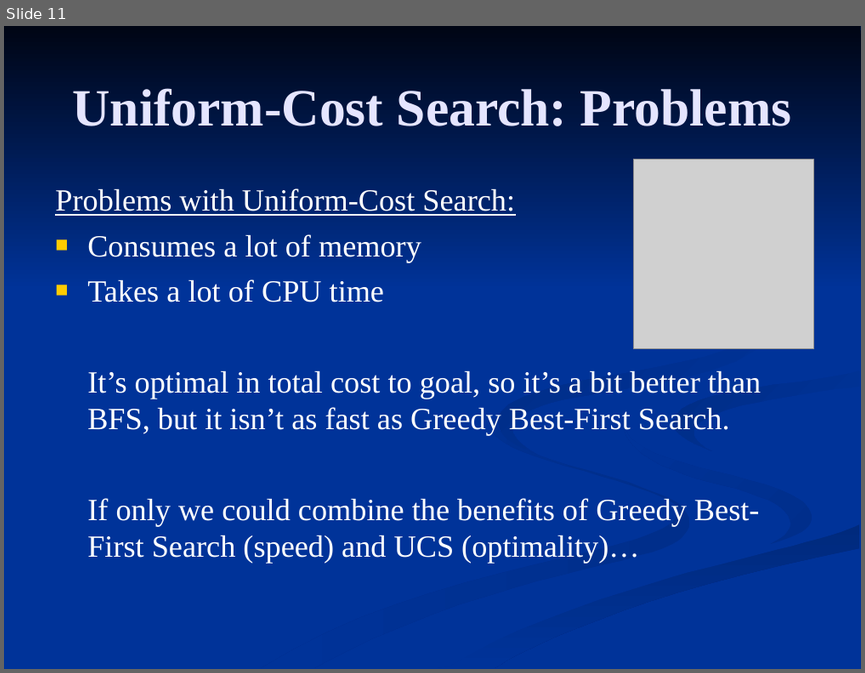
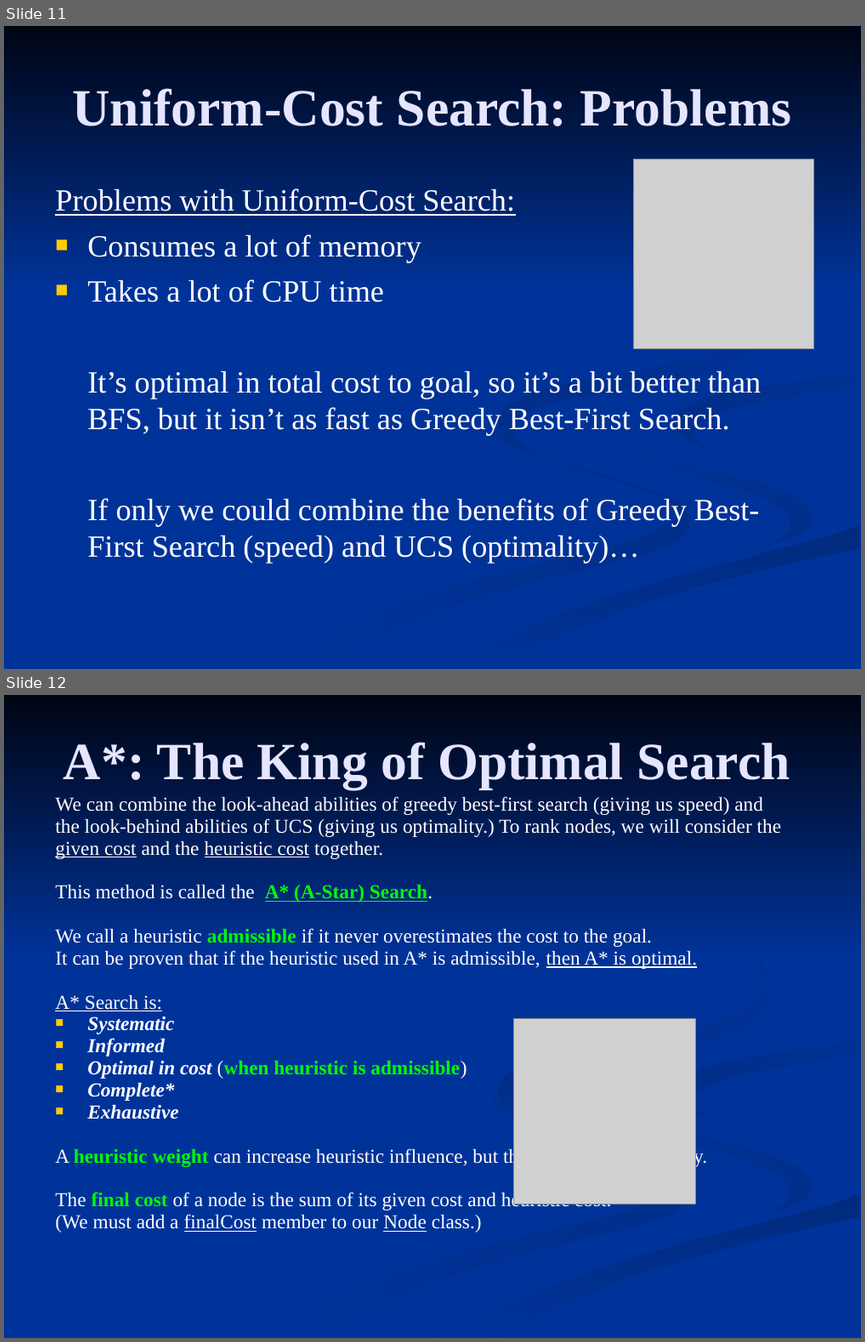
Before and after one commit to FleepyBeepy/Artificial-Intelligence, a slide deck: Lecture Slides/2.3 - Best First Searches.ppt. Shown one above the other, each under a label of ours: slide 11 before the commit, slides 11 and 12 after it. The pictures are 865x673 and 865x1342 pixels, drawn with LibreOffice and Linux fonts; fonts in the diff are those of the drawing; grey boxes stand for pictures. Boxes give left, top, right and bottom in pixels: in the first picture for what was removed or moved away, otherwise in the second. Text is boxed around its words. In the diff, an @@ line names an element or a change of style, - is before the commit and + after.

```diff
--- a/Lecture Slides/2.3 - Best First Searches.ppt
+++ b/Lecture Slides/2.3 - Best First Searches.ppt
@@ slide 12 added at (4, 695, 861, 1338), background #003399; not listed: 7 template elements that a slide beside it also shows @@
@@ title added at (64, 742, 789, 789), 44 pt, text #E5E5FF, bold @@
+A*: The King of Optimal Search
@@ text added at (55, 796, 781, 1232), 16.6 pt, text #FFFFFF @@
+We can combine the look-ahead abilities of greedy best-first search (giving us speed) and
+the look-behind abilities of UCS (giving us optimality.) To rank nodes, we will consider the
+given cost and the heuristic cost together.
+This method is called the A* (A-Star) Search.
+We call a heuristic admissible if it never overestimates the cost to the goal.
+It can be proven that if the heuristic used in A* is admissible, then A* is optimal.
+A* Search is:
+■ Systematic
+■ Informed
+■ Optimal in cost (when heuristic is admissible)
+■ Complete*
+■ Exhaustive
+A heuristic weight can increase heuristic influence, but this will affect optimality.
+The final cost of a node is the sum of its given cost and heuristic cost.
+(We must add a finalCost member to our Node class.)
@@ picture added at (514, 1019, 695, 1204) @@
```
Also in this commit, not shown: 10 other slides changed, 2 other slides added, 16 other files.
